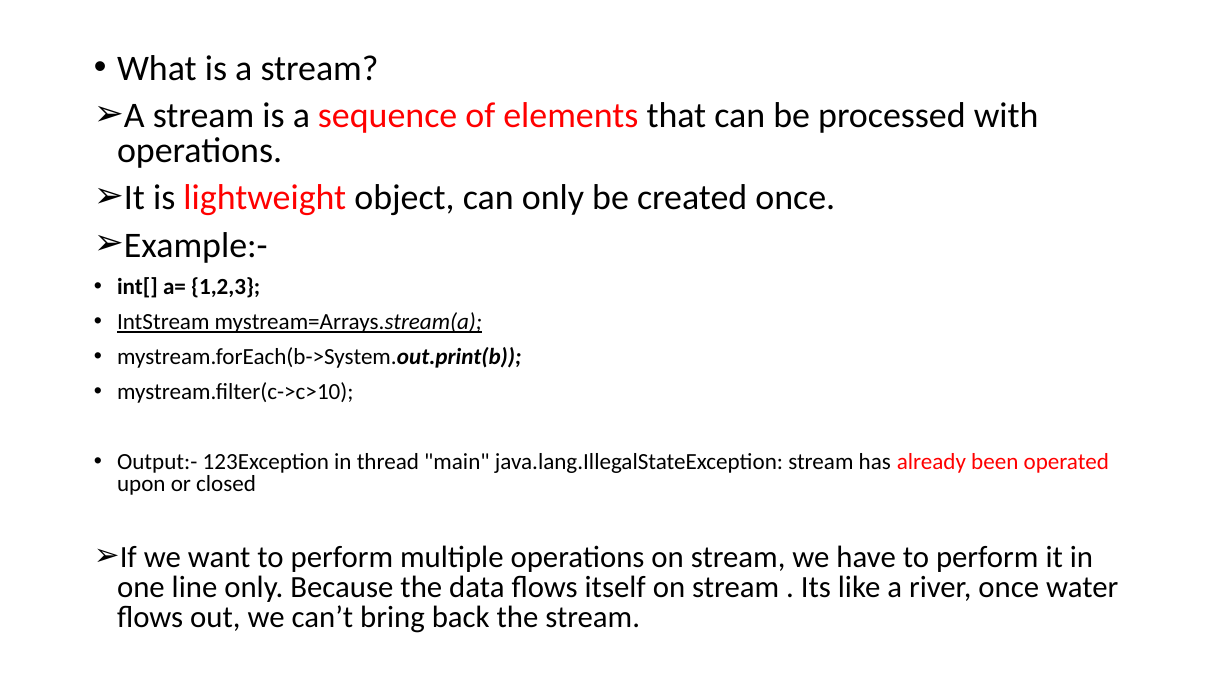
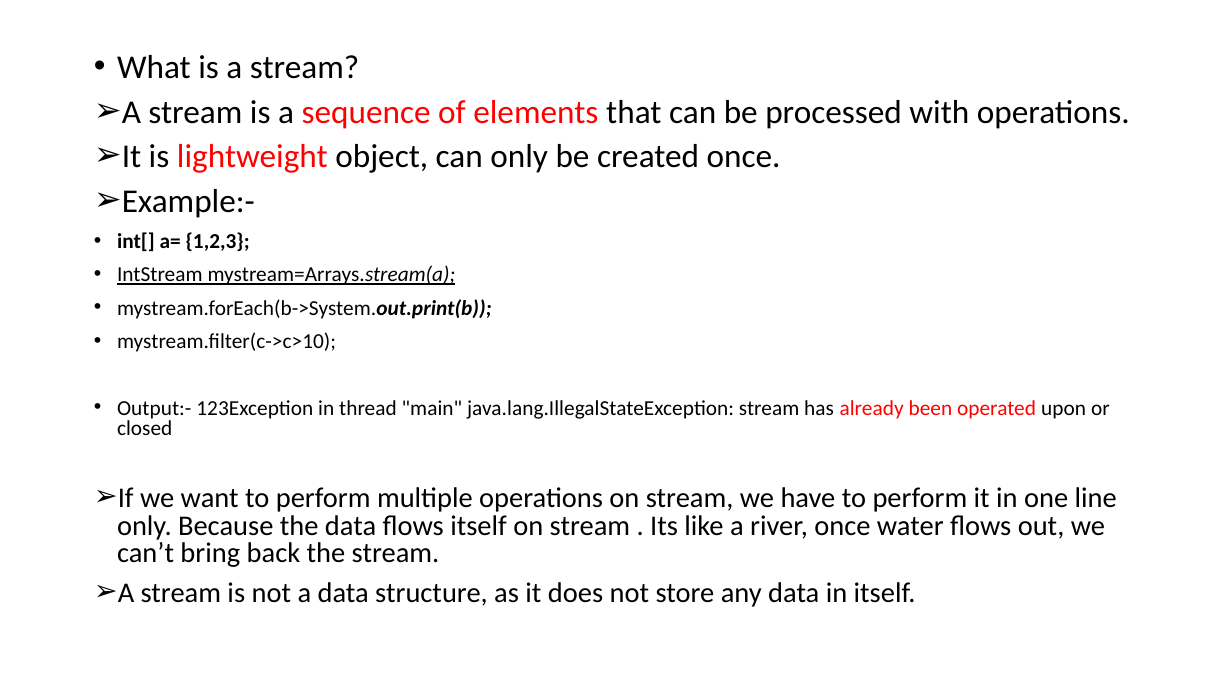
Before and after one commit to aroranishant8/JavaNotes, a slide deck: slide 2 of Java8/Lambda/Streams.pptx. Drawn at 1232x693 pixels with LibreOffice and Linux fonts; fonts in the diff are those of the drawing. Boxes give left, top, right and bottom in pixels: in the first picture for what was removed or moved away, otherwise in the second. Text is boxed around its words. In the diff, an @@ line names an element or a change of style, - is before the commit and + after.

```diff
--- a/Java8/Lambda/Streams.pptx
+++ b/Java8/Lambda/Streams.pptx
@@ text at box(117, 55, 1130, 567): size 28 to 25.9 pt in "What is a stream?", "A stream is a sequence of elements ...", "It is lightweight object, can only be ...", "Example:-"; size 18 to 16.6 pt in "int[] a= {1,2,3};", "IntStream mystream=Arrays.stream(a);", "mystream.forEach(b->System.out.print(b));", "mystream.filter(c->c>10);" and 1 more places; size 24 to 22.2 pt in "If we want to perform multiple operations ..." @@
@@ text at box(118, 582, 916, 607): paragraph added @@
+➢ A stream is not a data structure, as it does not store any data in itself.
```
Also in this commit, not shown: 4 slides added.
